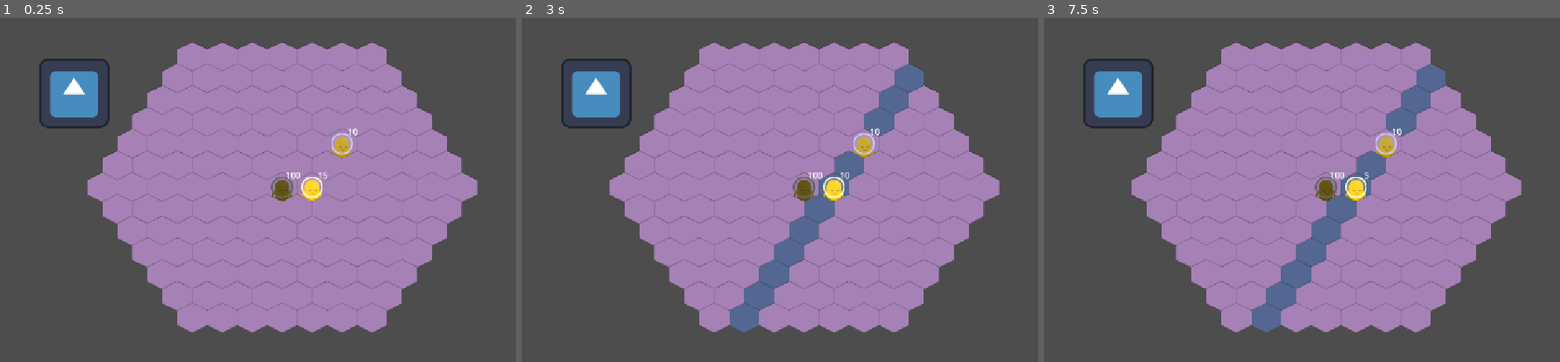
Above: before the commit, frames 1-3 (left to right).
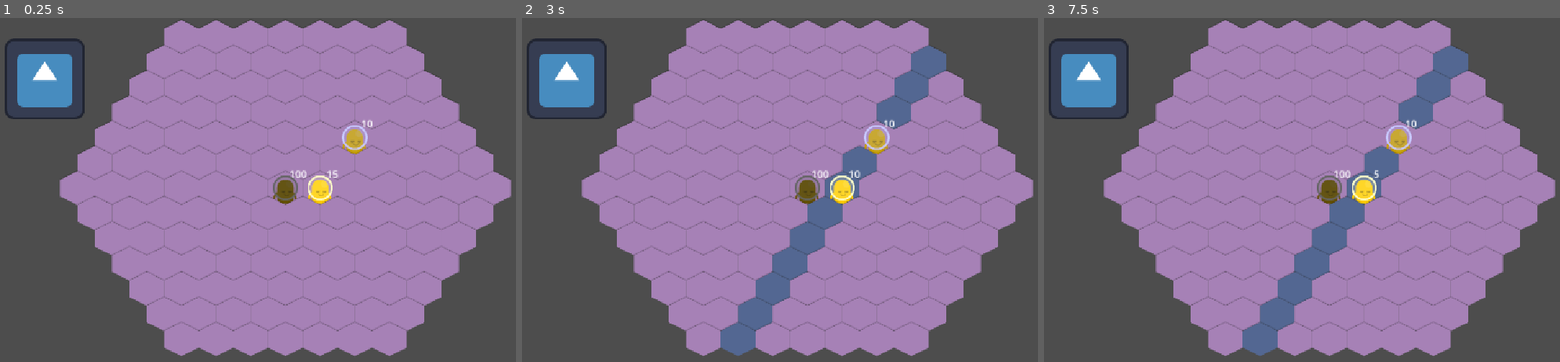
Above: after the commit, the same moments.

Repository: Couselin/sirenas2D
Game: Godot game, scene res://02_scenes/03_levels/test_scene.tscn
Same seed, same stepped clock (60 frames per second), same inputs: the game is played once before the commit and once after it. The project has no main scene, so this scene is started directly. The engine's default icon, where the game draws it, is replaced by a stand-in: a white triangle on a blue panel in a dark square.
Inputs:
- Up to frame 1 (0.25 s): no input
- Up to frame 2 (3 s): tap Enter at 0.5, 2 s; hold A (test_a) 0.53-1.28 s; tap Space at 1.25, 2.75 s; tap C (test_c) at 1.35 s; hold D (test_d) 2.03-2.78 s; tap E (test_e) at 2.85 s
- Up to frame 3 (7.5 s): tap Enter at 3.5 s; hold Q (test_q) 3.53-4.28 s; tap Space at 4.25 s; tap Z (test_z) at 4.35 s; hold A (test_a) 5.03-5.78 s; tap C (test_c) at 5.85 s; hold D (test_d) 6.53-7.28 s; tap E (test_e) at 7.35 s

The runs differ from the first frame. In frame 1, 23% of the frame differs, in the area x 0-100%, y 0-99%; in frame 2, 25%; in frame 3, 25%.

Commit message:
Auto camera zoom
Wonky because of the placeholder sprites, to be fixed when there's definitive sprites

Diff:
--- a/02_scenes/02_objects/01_board/board.gd
+++ b/02_scenes/02_objects/01_board/board.gd
@@ -28,10 +28,14 @@
 			return i
 	return false
 
-
+func set_zoom():
+	var zoom:float = get_viewport_rect().size.y / (tileSize.y * (boardRadius + 1) * 2)
+	$Camera2D.zoom = Vector2(zoom,zoom)
+	print(zoom)
 
 func _ready() -> void:
 	create_board()
+	set_zoom()
 
 func _process(_delta: float) -> void:
 	pass
--- a/02_scenes/02_objects/01_board/board.tscn
+++ b/02_scenes/02_objects/01_board/board.tscn
@@ -4,4 +4,6 @@
 
 [node name="Board" type="Node2D" unique_id=449338046]
 script = ExtResource("1_h01q4")
-boardRadius = 5
+boardRadius = 1
+
+[node name="Camera2D" type="Camera2D" parent="." unique_id=1373461260]
